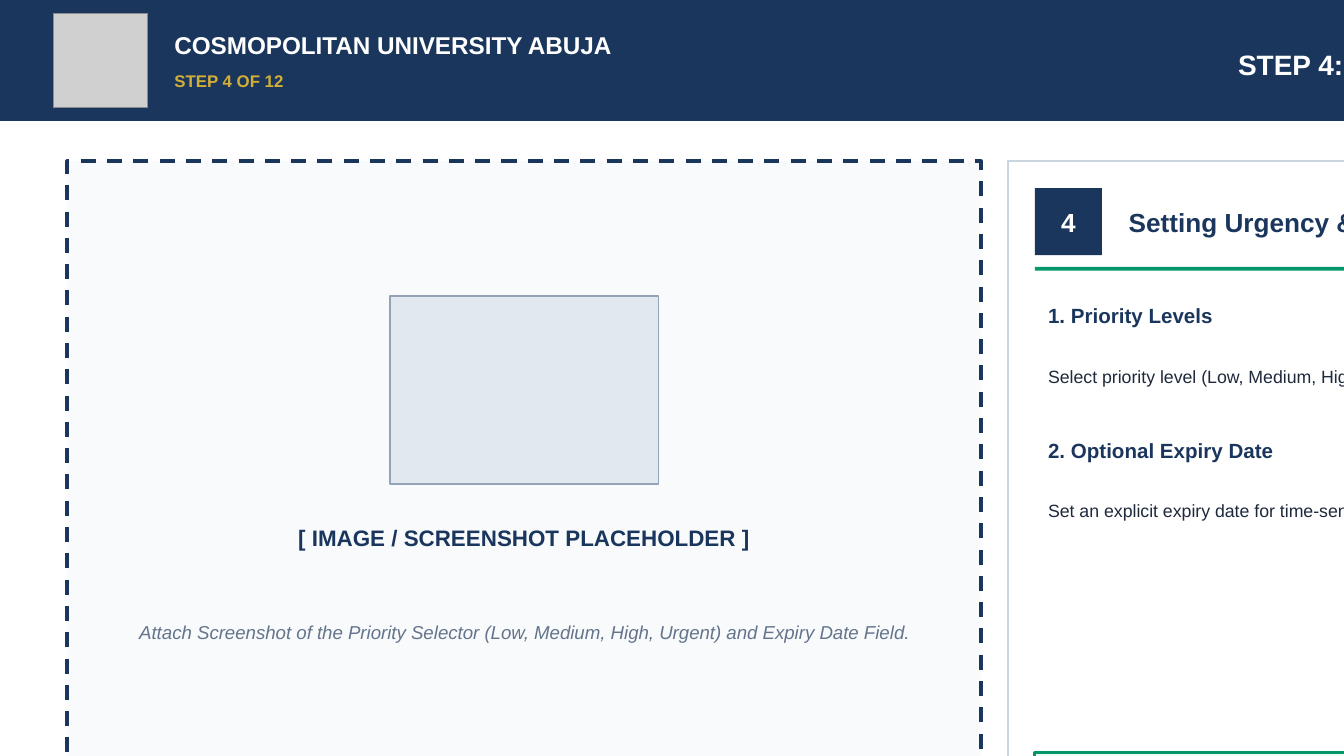
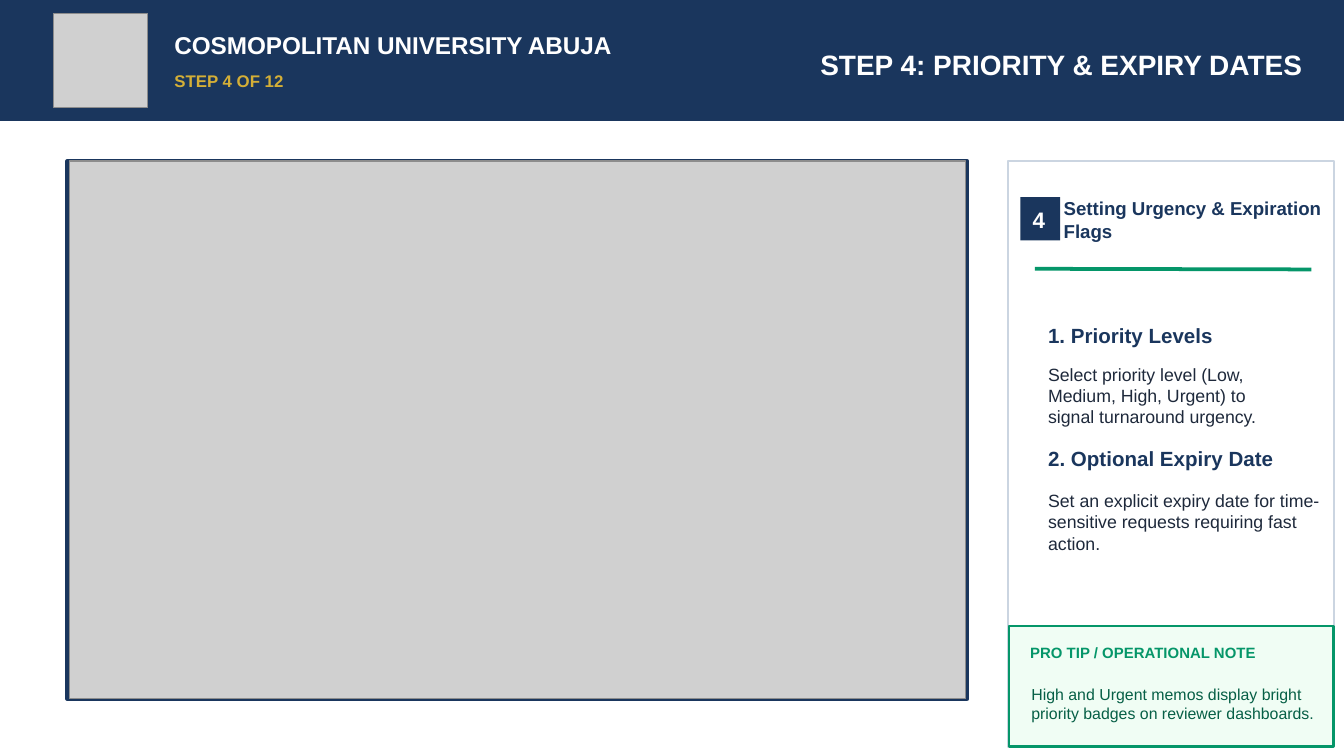
Before and after one commit to DevSadeeqSafana/CUA-MEMOTRACKER, a slide deck: slide 6 of CUAMemoTracker_User_Manual.pptx. Drawn at 1344x756 pixels with LibreOffice and Linux fonts; fonts in the diff are those of the drawing; grey boxes stand for pictures. Boxes give left, top, right and bottom in pixels: in the first picture for what was removed or moved away, otherwise in the second. Text is boxed around its words. In the diff, an @@ line names an element or a change of style, - is before the commit and + after.

```diff
--- a/CUAMemoTracker_User_Manual.pptx
+++ b/CUAMemoTracker_User_Manual.pptx
@@ text "STEP 4: PRIORITY & EXPIRY ..." rewrapped from <box>1102,55,1343,521</box> to <box>820,55,1302,76</box> @@
@@ rectangle: place and size @@
-rectangle at <box>67,161,981,756</box>
+rectangle at <box>67,161,968,699</box>
@@ rectangle at <box>67,161,968,699</box>: outline #1A365D 2 pt dashed to #1A365D 2 pt @@
@@ picture added at <box>70,161,966,699</box> @@
@@ rectangle: place and size @@
-rectangle at <box>1008,161,1344,756</box>
+rectangle at <box>1008,161,1335,747</box>
@@ text "4": place and size @@
-text "4" at <box>1061,214,1076,232</box>
+text "4" at <box>1033,212,1045,228</box>
@@ text "4" at <box>1033,212,1045,228</box>: size 14 to 12 pt @@
@@ rectangle: place and size @@
-rectangle at <box>1035,188,1102,255</box>
+rectangle at <box>1020,198,1060,241</box>
@@ rectangle at <box>1020,198,1060,241</box>: proportions changed @@
@@ text "Setting Urgency & Expiration Flags": place and size @@
-text "Setting Urgency & Expiration Flags" at <box>1129,213,1330,238</box>
+text "Setting Urgency & Expiration Flags" at <box>1064,201,1321,242</box>
@@ text "Setting Urgency & Expiration Flags" at <box>1064,201,1321,242</box>: size 14 to 10 pt @@
@@ line moved from (1035, 269) - (1344, 269) to (1035, 269) - (1312, 269) @@
@@ rectangle removed at <box>390,296,659,484</box> @@
@@ text "1. Priority Levels": place and size @@
-text "1. Priority Levels" at <box>1048,308,1213,328</box>
+text "1. Priority Levels" at <box>1048,328,1213,347</box>
@@ text "Select priority level (Low, Medium, ..." rewrapped from <box>611,370,1316,643</box> to <box>1048,368,1257,427</box> @@
@@ text "2. Optional Expiry Date": place and size @@
-text "2. Optional Expiry Date" at <box>1048,443,1274,463</box>
+text "2. Optional Expiry Date" at <box>1048,451,1274,471</box>
@@ text "Set an explicit expiry date ..." rewrapped from <box>1048,504,1344,521</box> to <box>1048,494,1319,550</box> @@
@@ text removed at <box>312,530,735,547</box> @@
-[ IMAGE / SCREENSHOT PLACEHOLDER ]
@@ text removed at <box>139,625,910,643</box> @@
-Attach Screenshot of the Priority Selector (Low, Medium, High, Urgent) and Expiry Date Field.
@@ rectangle: place and size @@
-rectangle at <box>1035,753,1344,756</box>
+rectangle at <box>1009,626,1333,747</box>
@@ text added at <box>1030,647,1256,658</box>, 8 pt, text #059669, bold @@
+PRO TIP / OPERATIONAL NOTE
@@ text added at <box>1031,688,1313,723</box>, 8.5 pt, text #065F46 @@
+High and Urgent memos display bright priority badges on reviewer dashboards.
```
Also in this commit, not shown: 14 other slides changed, 21 other files.
